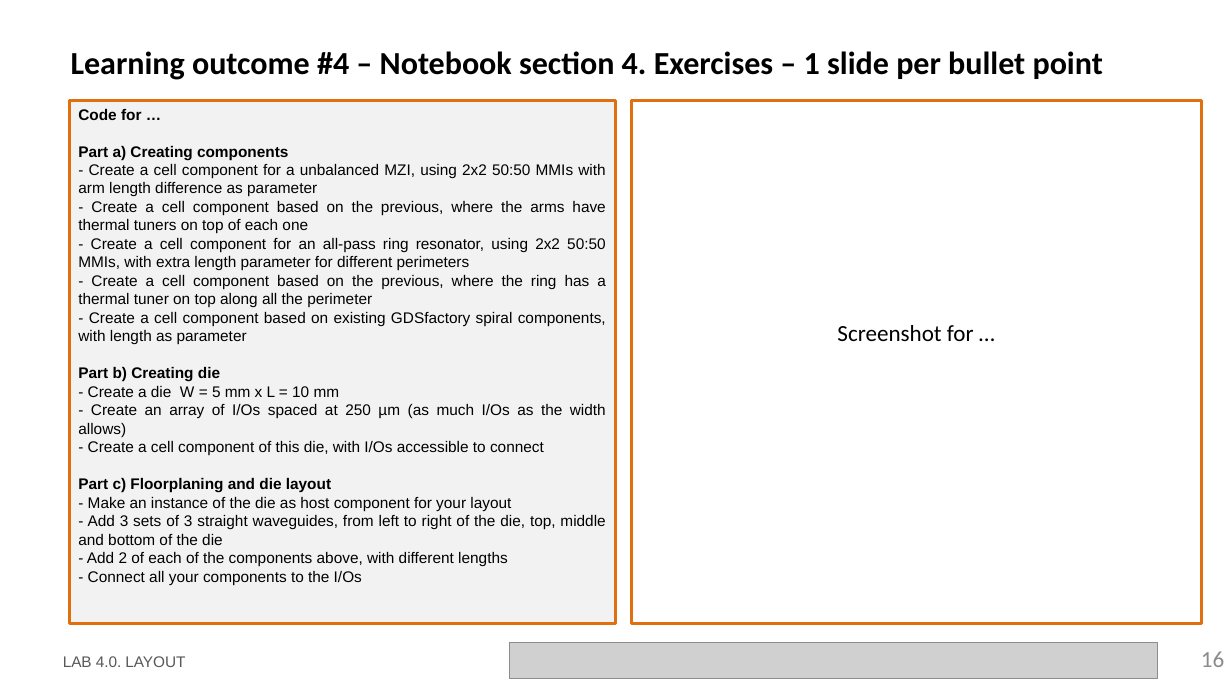
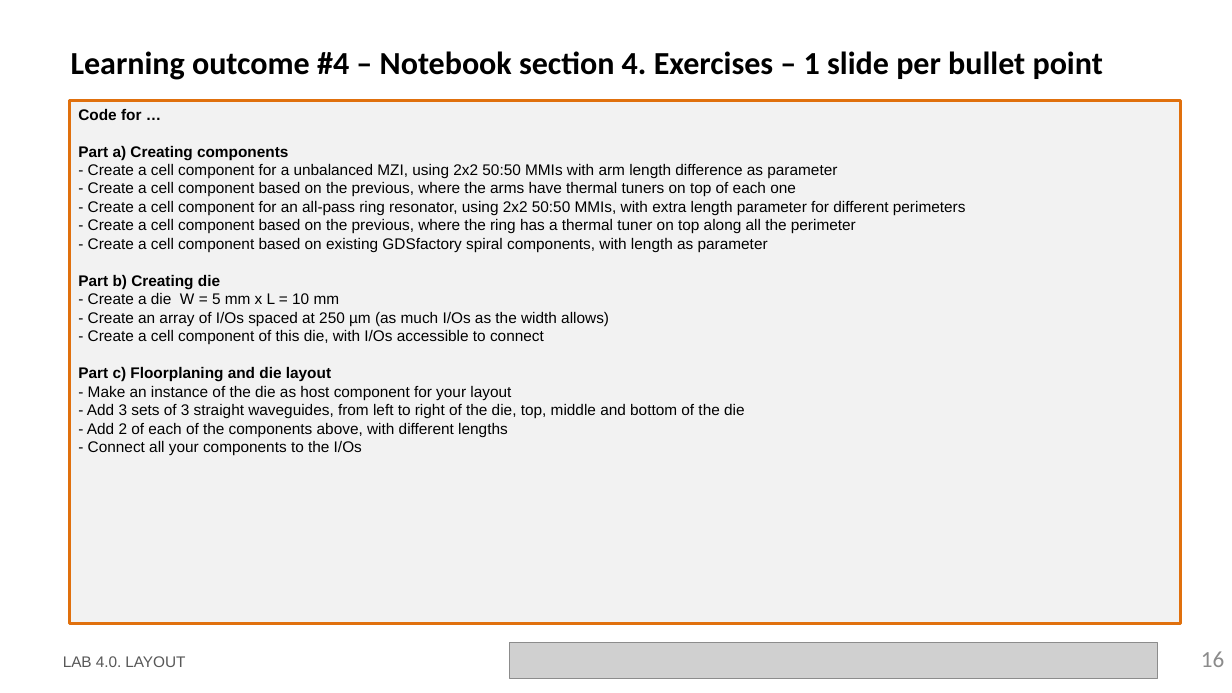
Before and after one commit to Japeacru/cifoin-lab4, a slide deck: slide 16 of LabBook_40.pptx. Drawn at 1232x693 pixels with LibreOffice and Linux fonts; fonts in the diff are those of the drawing; grey boxes stand for pictures; background and template pictures are left out. Boxes give left, top, right and bottom in pixels: in the first picture for what was removed or moved away, otherwise in the second. Text is boxed around its words. In the diff, an @@ line names an element or a change of style, - is before the commit and + after.

```diff
--- a/LabBook_40.pptx
+++ b/LabBook_40.pptx
@@ rectangle "Code for …": place and size @@
-rectangle "Code for …" at [69,100,616,624]
+rectangle "Code for …" at [69,100,1180,624]
@@ rectangle removed at [631,100,1202,624] @@
@@ text removed at [837,325,974,341] @@
-Screenshot for …
```
Also in this commit, not shown: 12 slides added, 1 other file.
